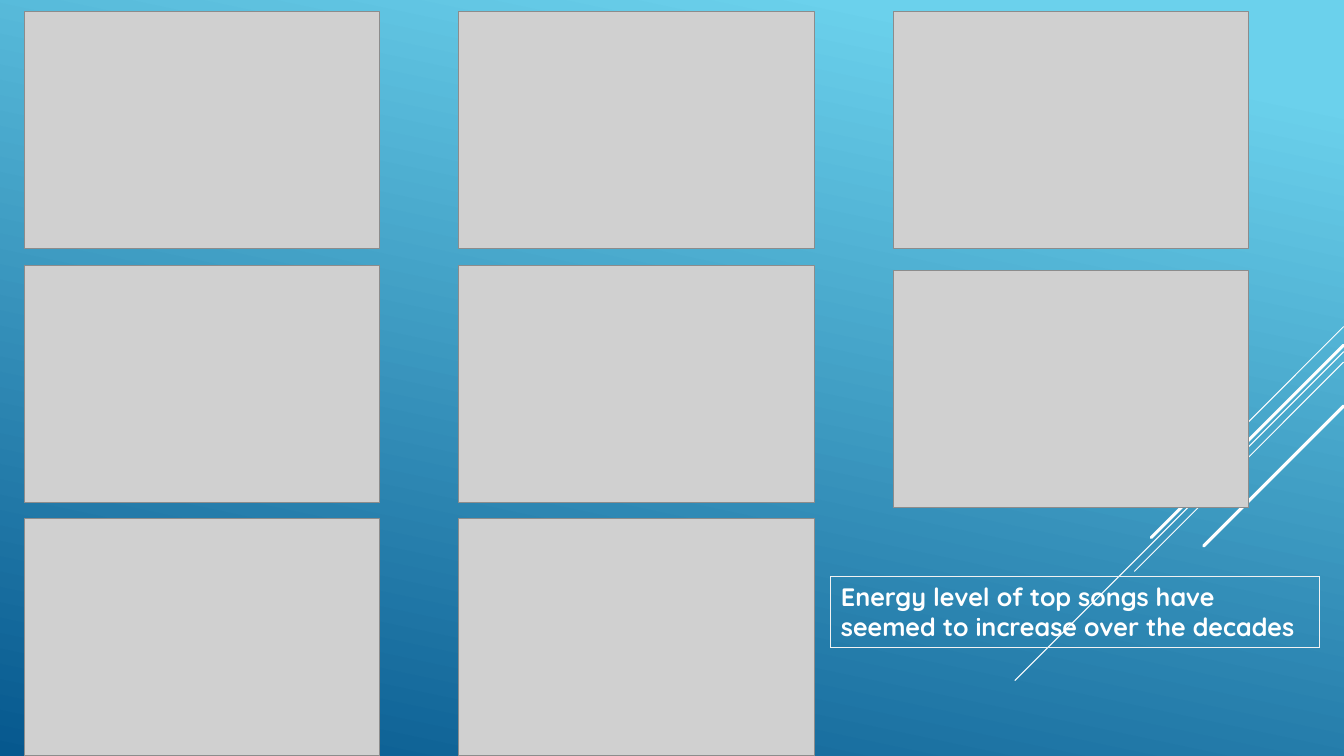
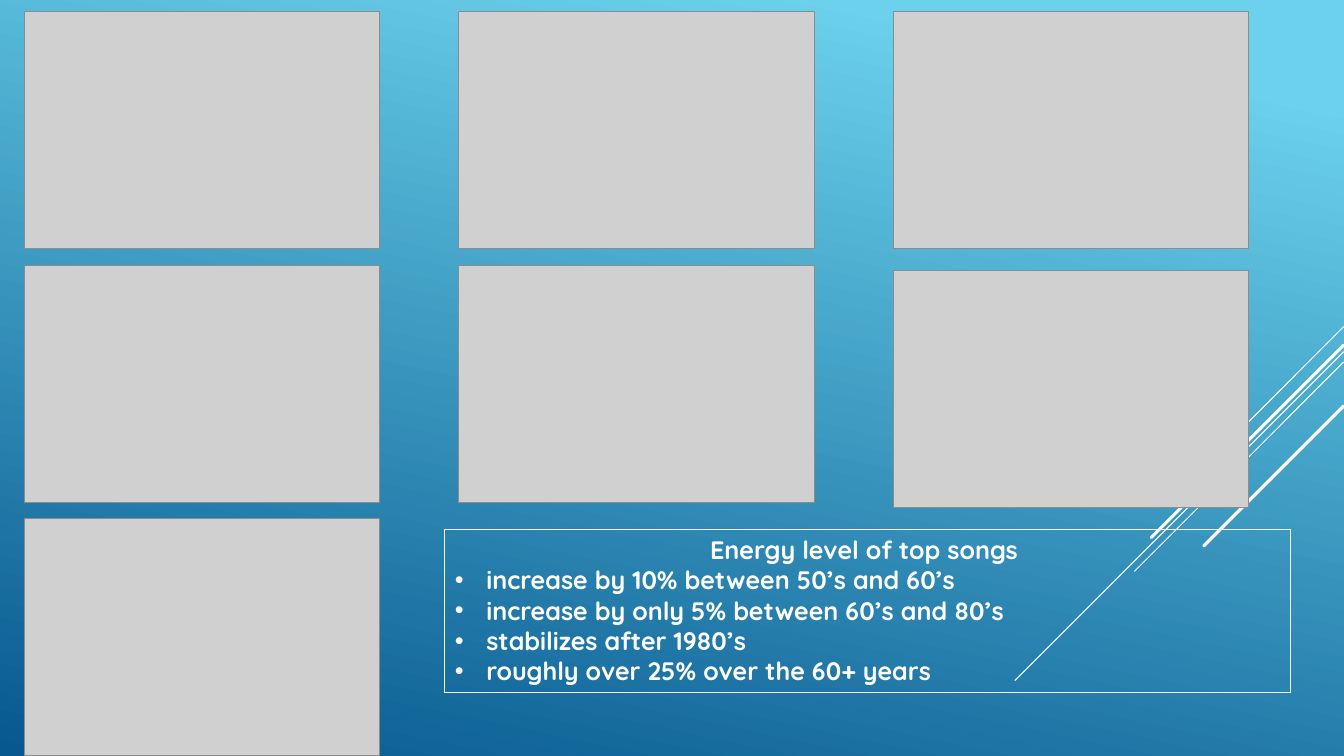
Before and after one commit to rlylecastro/project1, a slide deck: slide 13 of Presentation.pptx (slide 14 before the commit). Drawn at 1344x756 pixels with LibreOffice and Linux fonts; fonts in the diff are those of the drawing; grey boxes stand for pictures. Boxes give left, top, right and bottom in pixels: in the first picture for what was removed or moved away, otherwise in the second. Text is boxed around its words. In the diff, an @@ line names an element or a change of style, - is before the commit and + after.

```diff
--- a/Presentation.pptx
+++ b/Presentation.pptx
@@ rectangle "Energy level of top songs" resized from (x1=831, y1=577, x2=1320, y2=648) to (x1=445, y1=529, x2=1291, y2=693) @@
@@ picture removed at (x1=459, y1=519, x2=815, y2=756) @@
@@ text in rectangle at (x1=486, y1=540, x2=1017, y2=685): text changed @@
-Energy level of top songs have seemed to increase over the decades
+Energy level of top songs
+• increase by 10% between 50’s and 60’s
+• increase by only 5% between 60’s and 80’s
+• stabilizes after 1980’s
+• roughly over 25% over the 60+ years
```
Also in this commit, not shown: 6 other slides changed, 10 slides added, 5 slides removed, 1 other file.
